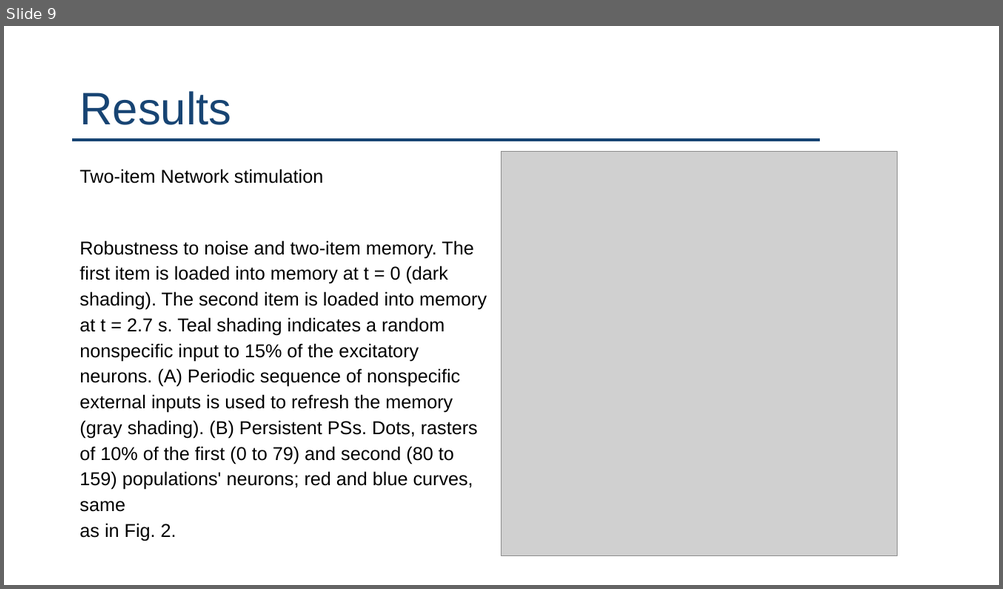
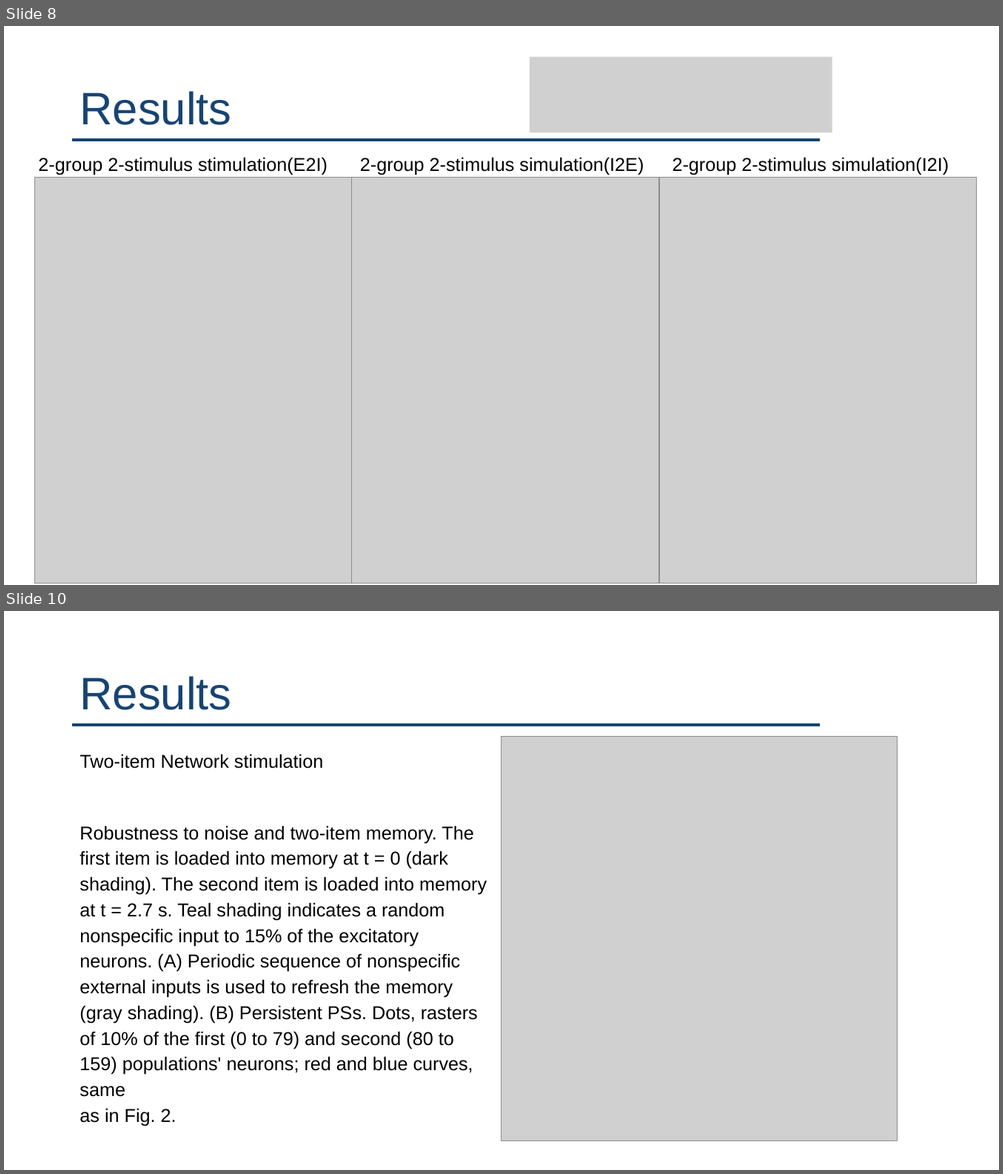
Before and after one commit to AohuaCheng/Neuro-and-Complexity-Science, a slide deck: project/AohuaCheng_Working Memory.pptx. Shown one above the other, each under a label of ours: slide 9 before the commit, slides 8 and 10 after it; the slides between them are not shown. The pictures are 1003x589 and 1003x1174 pixels, drawn with LibreOffice and Linux fonts; fonts in the diff are those of the drawing; grey boxes stand for pictures. Boxes give left, top, right and bottom in pixels: in the first picture for what was removed or moved away, otherwise in the second. Text is boxed around its words. In the diff, an @@ line names an element or a change of style, - is before the commit and + after.

```diff
--- a/project/AohuaCheng_Working Memory.pptx
+++ b/project/AohuaCheng_Working Memory.pptx
@@ slide 8 added at [4, 26, 999, 585], background #FFFFFF @@
@@ picture added at [529, 56, 831, 132] @@
@@ title added at [79, 91, 231, 125], 44 pt, text #174473 @@
+Results
@@ text added at [38, 157, 327, 175], 18 pt, text #000000 @@
+2-group 2-stimulus stimulation(E2I)
@@ line added from (73, 140) to (820, 140), #174473 3 pt @@
@@ text added at [360, 157, 643, 175], 18 pt, text #000000 @@
+2-group 2-stimulus simulation(I2E)
@@ text added at [672, 157, 948, 175], 18 pt, text #000000 @@
+2-group 2-stimulus simulation(I2I)
@@ picture added at [35, 177, 353, 583] @@
@@ picture added at [352, 177, 669, 583] @@
@@ picture added at [659, 177, 977, 583] @@
@@ what was slide 9 is now slide 10 @@
```
Also in this commit, not shown: 7 slides changed, 1 other slide added, 1 other file.
